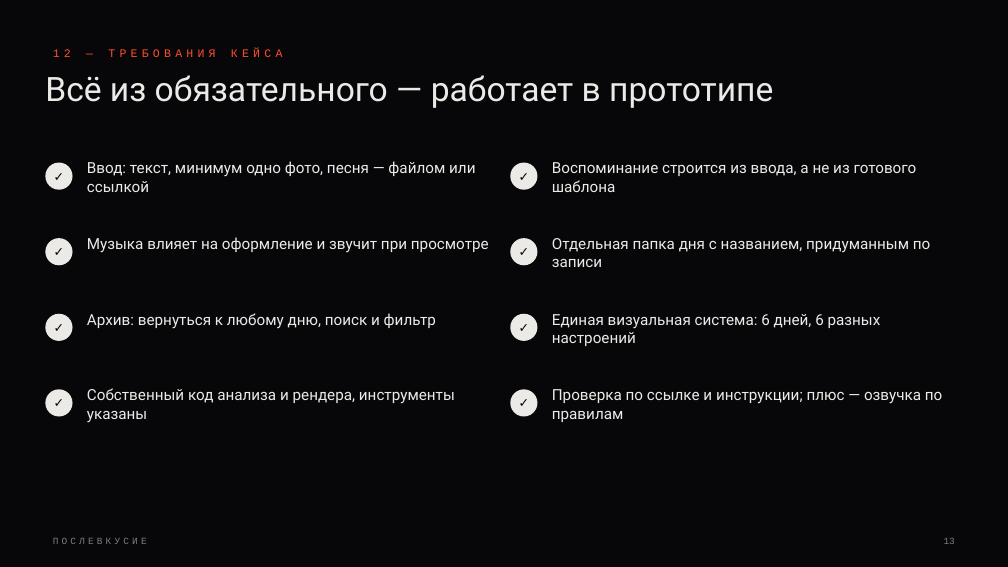
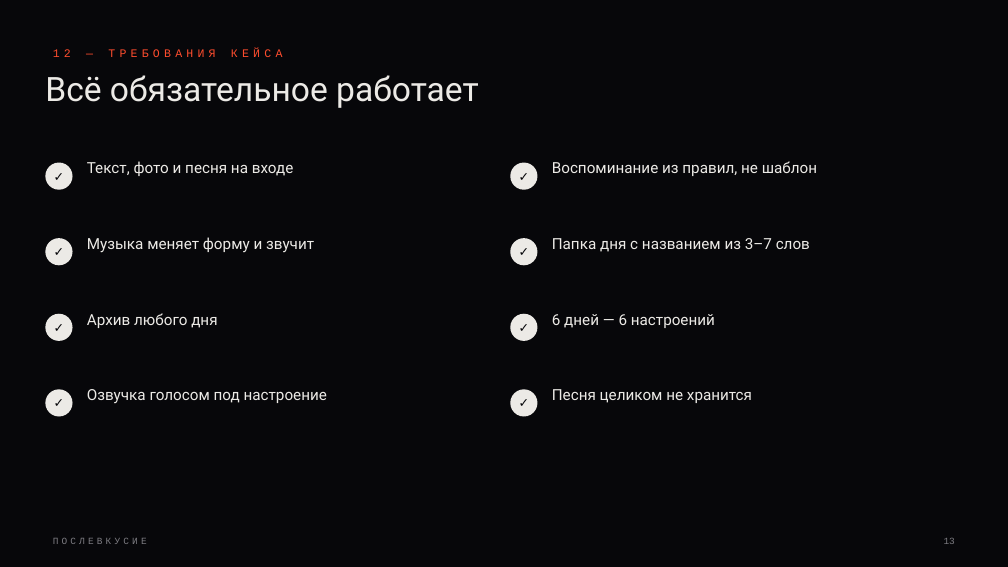
Before and after one commit to asylbeksofiev-pixel/poslevkusie, a slide deck: slide 13 of docs/presentation/Послевкусие — презентация.pptx. Drawn at 1008x567 pixels with LibreOffice and Linux fonts; fonts in the diff are those of the drawing. Boxes give left, top, right and bottom in pixels: in the first picture for what was removed or moved away, otherwise in the second. Text is boxed around its words. In the diff, an @@ line names an element or a change of style, - is before the commit and + after.

Commit message:
Надёжность и полировка: библиотеки без CDN, чёткий рендер и любые пропорции фото, звук в видео для ссылок, стабильная главная, запись дня в 3 шага, визуальная «Система», лёгкая страница дня, короче тексты

```diff
--- a/docs/presentation/Послевкусие — презентация.pptx
+++ b/docs/presentation/Послевкусие — презентация.pptx
@@ text at box(45, 75, 479, 108): text changed @@
-Всё из обязательного — работает в прототипе
+Всё обязательное работает
@@ text at box(87, 161, 294, 176): text changed @@
-Ввод: текст, минимум одно фото, песня — файлом или ссылкой
+Текст, фото и песня на входе
@@ text at box(552, 161, 817, 176): text changed @@
-Воспоминание строится из ввода, а не из готового шаблона
+Воспоминание из правил, не шаблон
@@ text at box(87, 237, 314, 253): text changed @@
-Музыка влияет на оформление и звучит при просмотре
+Музыка меняет форму и звучит
@@ text at box(552, 238, 810, 252): text changed @@
-Отдельная папка дня с названием, придуманным по записи
+Папка дня с названием из 3–7 слов
@@ text at box(87, 313, 217, 328): text changed @@
-Архив: вернуться к любому дню, поиск и фильтр
+Архив любого дня
@@ text at box(552, 314, 715, 328): text changed @@
-Единая визуальная система: 6 дней, 6 разных настроений
+6 дней — 6 настроений
@@ text at box(87, 389, 327, 403): text changed @@
-Собственный код анализа и рендера, инструменты указаны
+Озвучка голосом под настроение
@@ text at box(552, 389, 752, 403): text changed @@
-Проверка по ссылке и инструкции; плюс — озвучка по правилам
+Песня целиком не хранится
```
Also in this commit, not shown: 13 other slides changed, 1 slide added, 1 slide removed, 20 other files.
